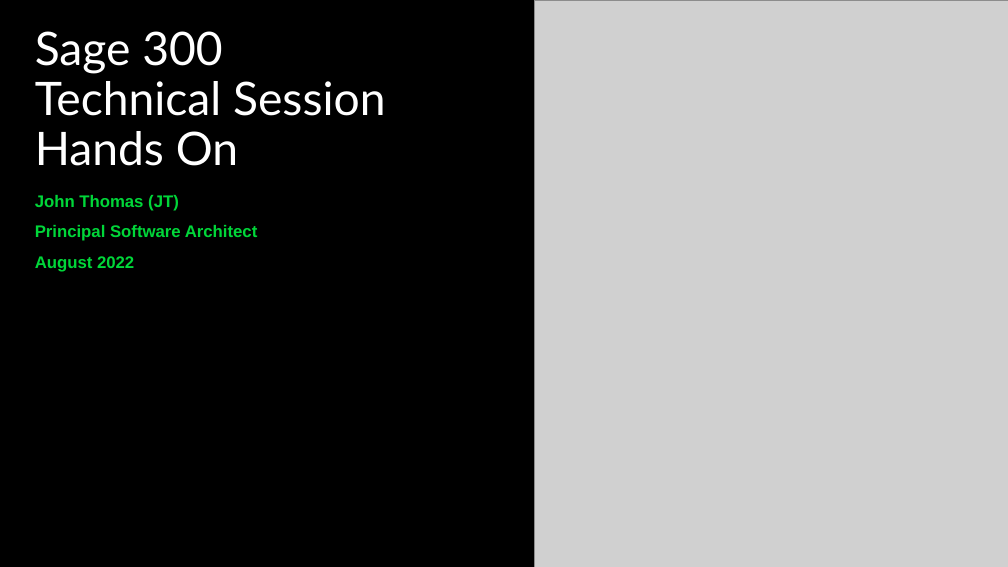
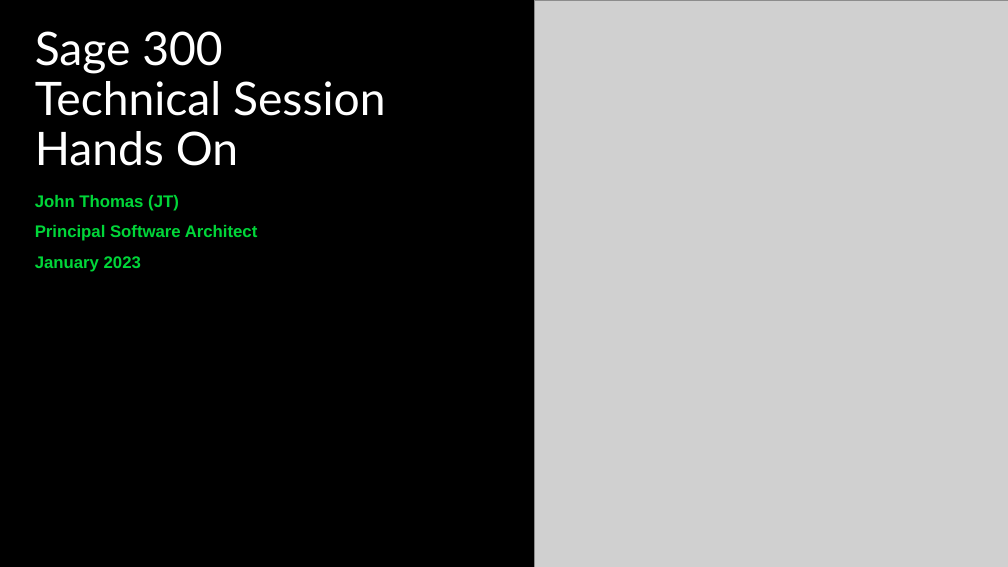
Before and after one commit to SageNADev/Sage300-SDK, a slide deck: slide 1 of docs/presentations/Sage300TechnicalSessionHandsOn.pptx. Drawn at 1008x567 pixels with LibreOffice and Linux fonts; fonts in the diff are those of the drawing; grey boxes stand for pictures; background and template pictures are left out. Boxes give left, top, right and bottom in pixels: in the first picture for what was removed or moved away, otherwise in the second. Text is boxed around its words. In the diff, an @@ line names an element or a change of style, - is before the commit and + after.

Commit message:
2023.1 Updates

```diff
--- a/docs/presentations/Sage300TechnicalSessionHandsOn.pptx
+++ b/docs/presentations/Sage300TechnicalSessionHandsOn.pptx
@@ subtitle at [35,256,141,272]: text changed @@
-August 2022
+January 2023
```
Also in this commit, not shown: 34 other slides changed.
